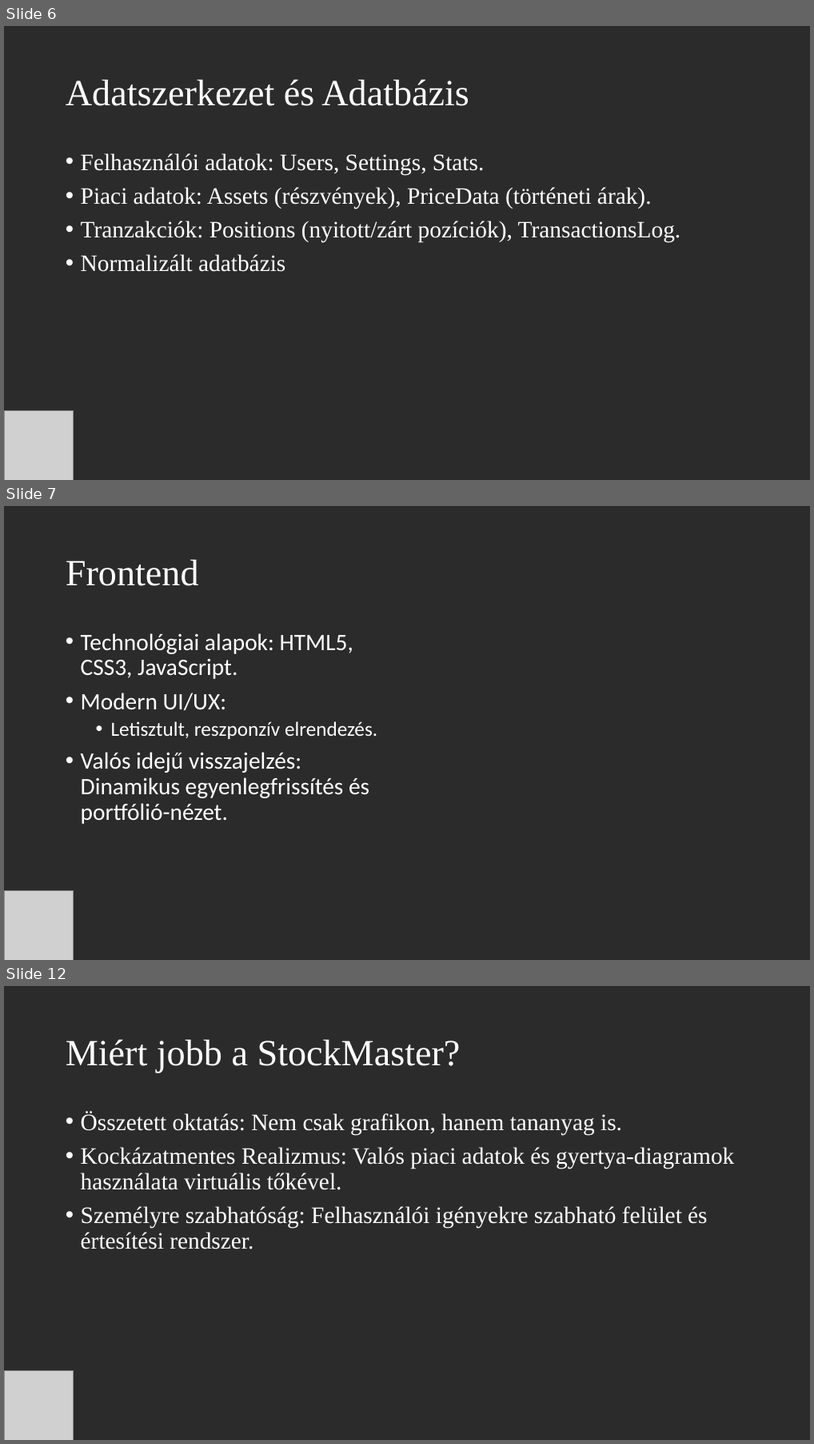
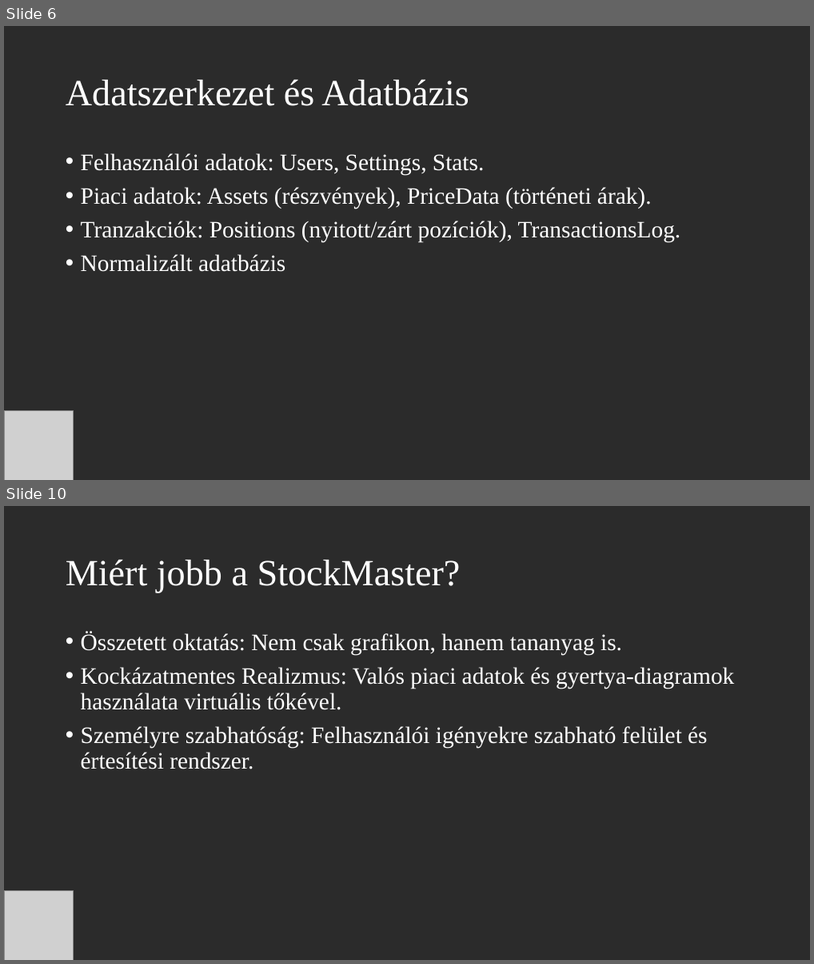
Before and after one commit to ZsigoRobert0/13_S2_3_vizsgaremek, a slide deck: Dokumentáció/StockMaster_Prezentacio.pptx. Shown one above the other, each under a label of ours: slides 6, 7 and 12 before the commit, slides 6 and 10 after it; the slides between them are not shown. The pictures are 814x1444 and 814x964 pixels, drawn with LibreOffice and Linux fonts; fonts in the diff are those of the drawing; grey boxes stand for pictures; background and template pictures are left out; a plain dark background stands for a picture behind light text. Boxes give left, top, right and bottom in pixels: in the first picture for what was removed or moved away, otherwise in the second. Text is boxed around its words. In the diff, an @@ line names an element or a change of style, - is before the commit and + after.

```diff
--- a/Dokumentáció/StockMaster_Prezentacio.pptx
+++ b/Dokumentáció/StockMaster_Prezentacio.pptx
@@ slide 7 removed at (4, 506, 810, 960), background picture (left out) @@
@@ title removed at (66, 560, 199, 586) @@
-Frontend
@@ text removed at (81, 633, 378, 824) @@
-• Technológiai alapok: HTML5, CSS3, JavaScript.
-• Modern UI/UX:
-  • Letisztult, reszponzív elrendezés.
-• Valós idejű visszajelzés: Dinamikus egyenlegfrissítés és portfólió-nézet.
@@ picture removed at (4, 891, 73, 960) @@
@@ what was slide 12 is now slide 10 @@
```
Also in this commit, not shown: 5 slides changed, 1 slide added, 1 other slide removed.
